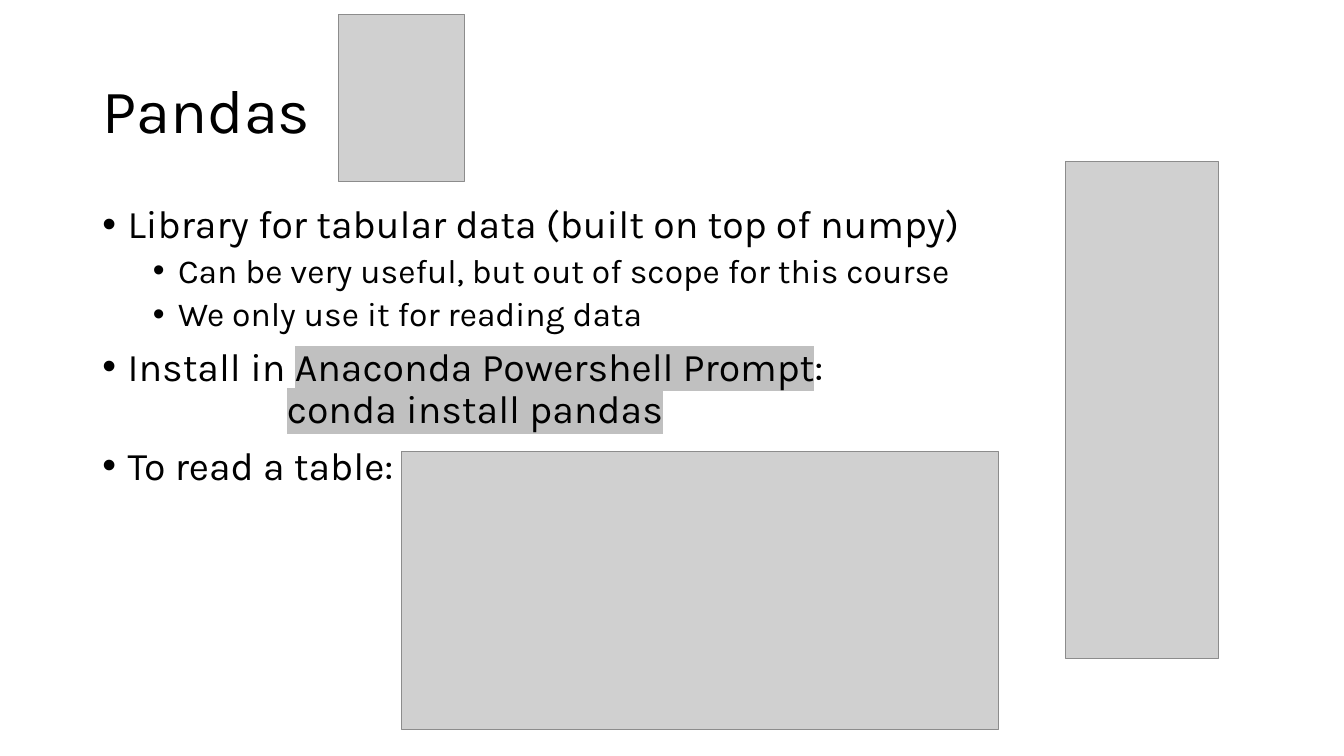
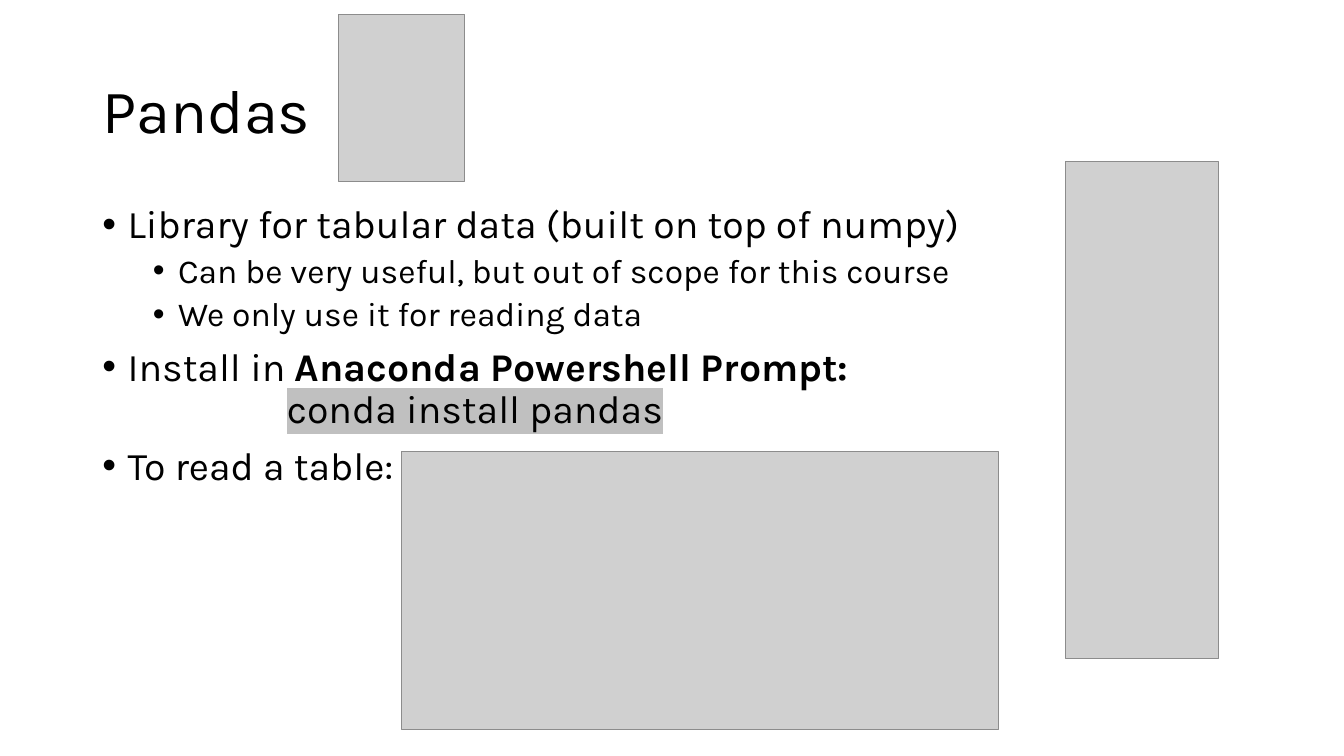
Before and after one commit to jonathanbollig/pycophy, a slide deck: slide 3 of Lecture Resources/Lecture Powerpoints/Chunk 11 - Reading and Writing Data.pptx. Drawn at 1344x756 pixels with LibreOffice and Linux fonts; fonts in the diff are those of the drawing; grey boxes stand for pictures. Boxes give left, top, right and bottom in pixels: in the first picture for what was removed or moved away, otherwise in the second. Text is boxed around its words. In the diff, an @@ line names an element or a change of style, - is before the commit and + after.

```diff
--- a/Lecture Resources/Lecture Powerpoints/Chunk 11 - Reading and Writing Data.pptx
+++ b/Lecture Resources/Lecture Powerpoints/Chunk 11 - Reading and Writing Data.pptx
@@ text at [128, 354, 848, 433]: highlight #C0C0C0 to none, bold on in "Anaconda Powershell Prompt:" @@
```
Also in this commit, not shown: 6 other slides changed.
